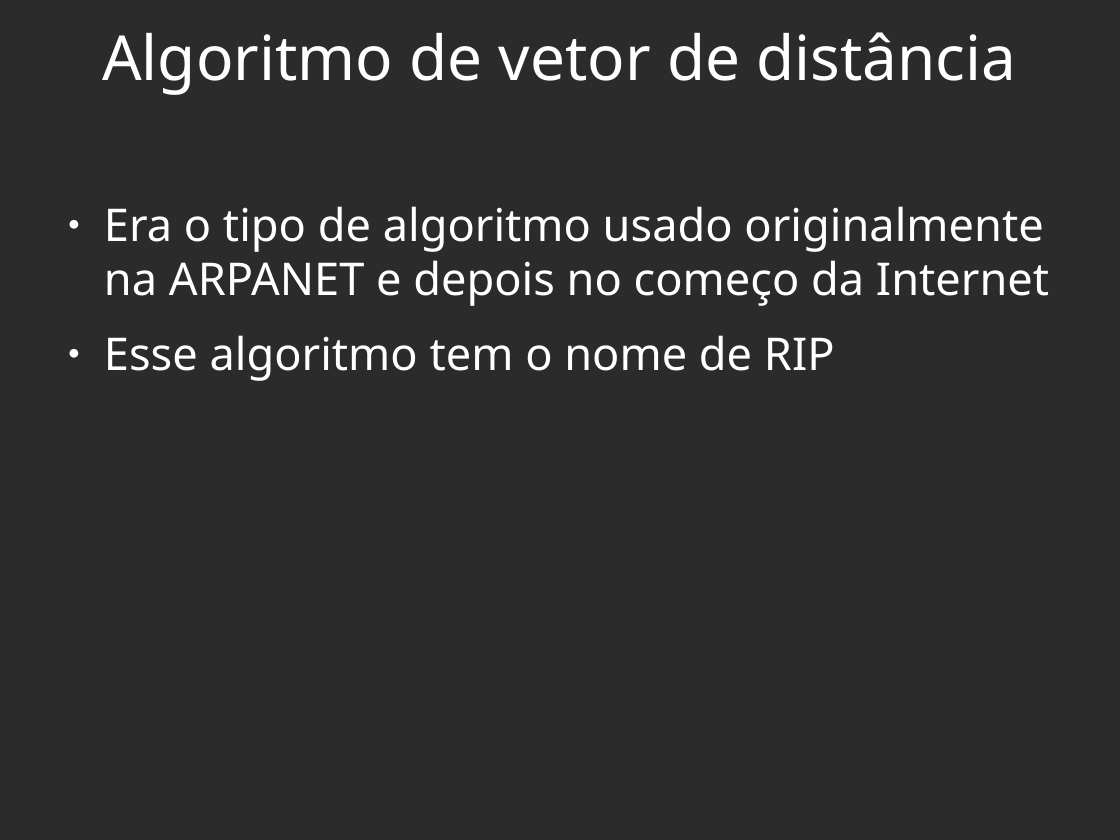
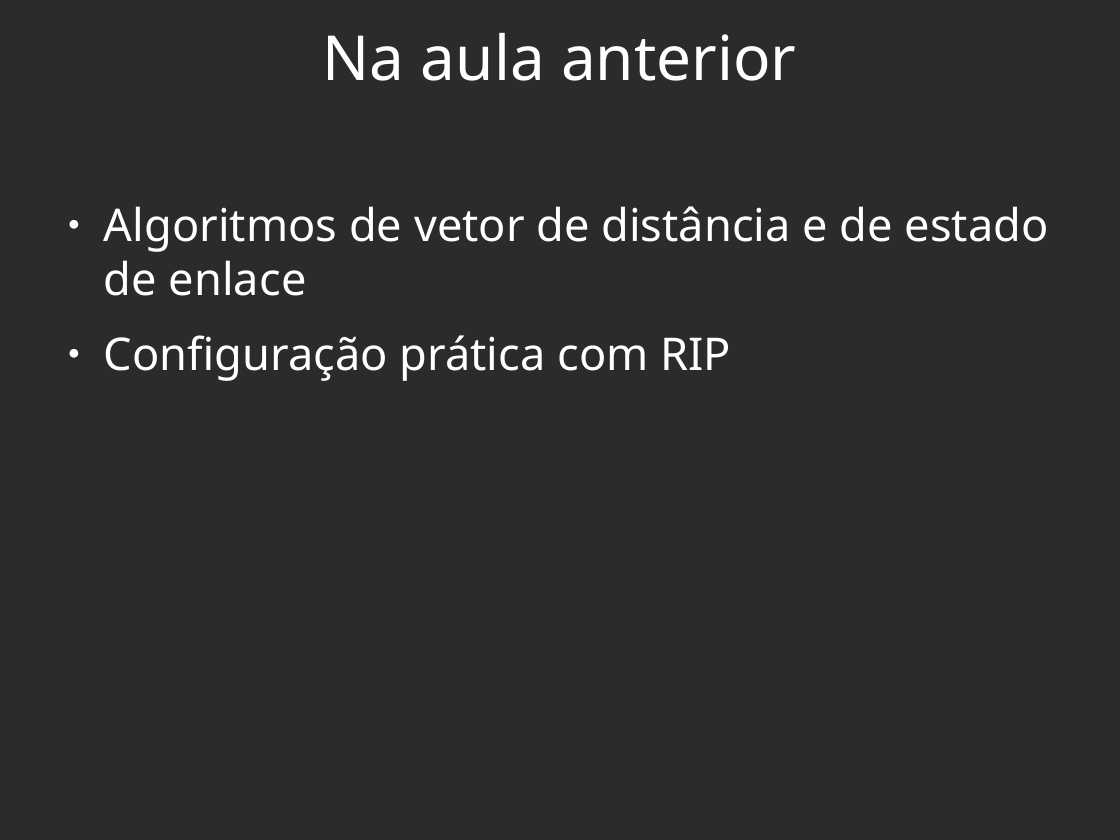
Before and after one commit to viniciusalveshax/aulas, a slide deck: slide 2 of redes-2/pdf12-roteadores4-rotas-dinamicas2/pdf12-roteadores4-rotas-dinamicas2.odp (slide 13 before the commit). Drawn at 1120x840 pixels with LibreOffice and Linux fonts; fonts in the diff are those of the drawing; background and template pictures are left out; a plain dark background stands for a picture behind light text. Boxes give left, top, right and bottom in pixels: in the first picture for what was removed or moved away, otherwise in the second. Text is boxed around its words. In the diff, an @@ line names an element or a change of style, - is before the commit and + after.

```diff
--- a/redes-2/pdf12-roteadores4-rotas-dinamicas2/pdf12-roteadores4-rotas-dinamicas2.odp
+++ b/redes-2/pdf12-roteadores4-rotas-dinamicas2/pdf12-roteadores4-rotas-dinamicas2.odp
@@ title at [323,33,796,81]: text changed @@
-Algoritmo de vetor de distância
+Na aula anterior
@@ text at [104,206,1049,381]: text changed @@
-● Era o tipo de algoritmo usado originalmente na ARPANET e depois no começo da Internet
-● Esse algoritmo tem o nome de RIP
+● Algoritmos de vetor de distância e de estado de enlace
+● Configuração prática com RIP
```
Also in this commit, not shown: 3 other slides changed, 9 slides added, 20 slides removed, 3 other files.
